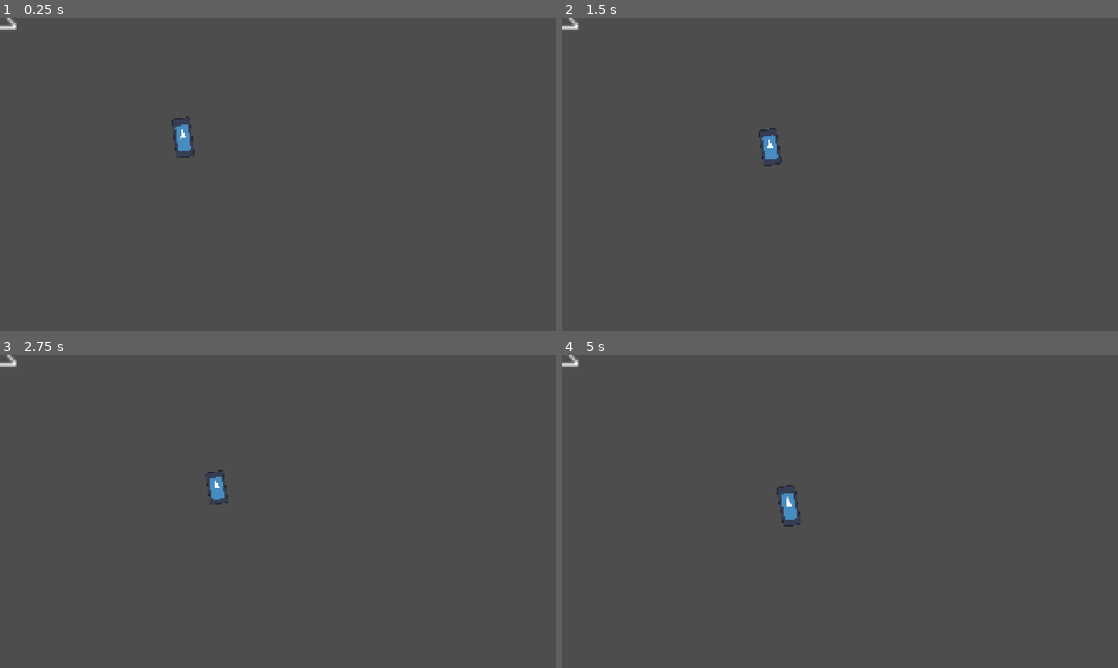
Above: before the commit, frames 1-4 (two rows, left to right).
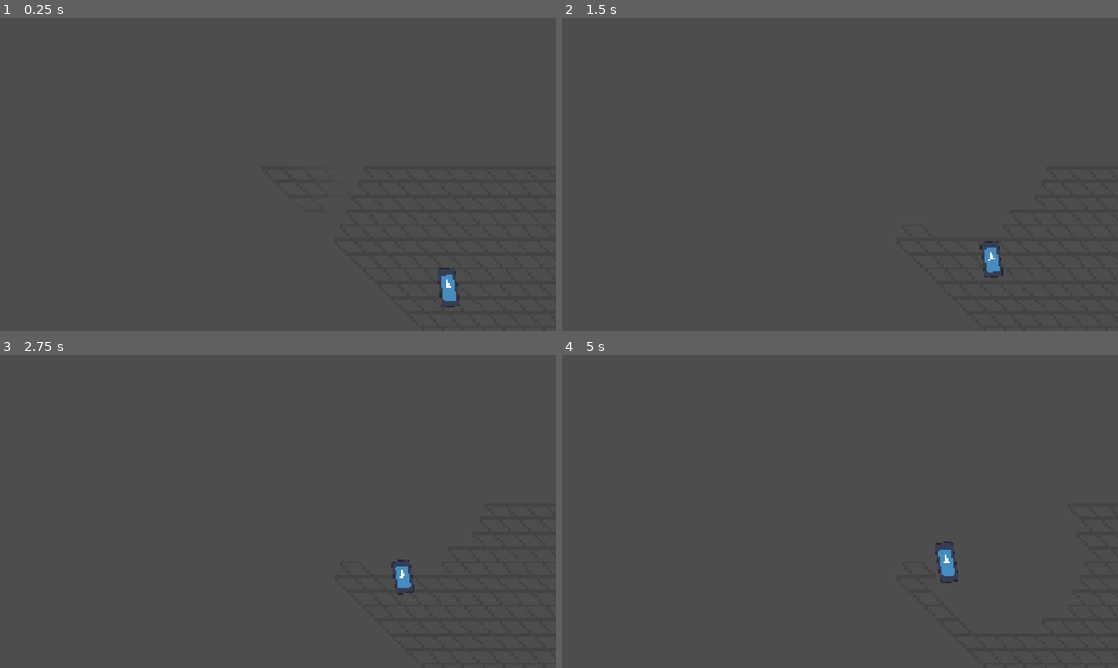
Above: after the commit, the same moments.

Repository: Liam-M-Mays/game-jam-2026
Game: Godot game, scene res://main.tscn
The game is run twice, just before and just after one commit, with the same random seed, the same clock (stepped at 60 frames per second) and the same inputs. The engine's default icon, where the game draws it, is replaced by a stand-in: a white triangle on a blue panel in a dark square.
Inputs (mouse positions are in pixels of both pictures, inside the frame that each line leads up to):
- Up to frame 1 (0.25 s): no input
- Up to frame 2 (1.5 s): move the mouse to (962, 158) at 0.52 s; click (962, 158) at 0.67 s; move the mouse to (728, 190) at 1.27 s; click (728, 190) at 1.42 s
- Up to frame 3 (2.75 s): move the mouse to (333, 442) at 2.02 s; click (333, 442) at 2.17 s
- Up to frame 4 (5 s): move the mouse to (812, 574) at 2.77 s; click (812, 574) at 2.92 s; move the mouse to (1006, 558) at 3.52 s; click (1006, 558) at 3.67 s; move the mouse to (673, 464) at 4.27 s; click (673, 464) at 4.42 s

The runs differ from the first frame. In frame 1, 0.5% of the frame differs, in the area x 0-83%, y 0-93%; in frame 2, 0.5%; in frame 3, 0.5%; in frame 4, 0.6%, in the area x 0-72%, y 0-73%.

Commit message:
hella stuff

Diff:
--- a/assets/Scripts/Meeple/meeple_movement.gd
+++ b/assets/Scripts/Meeple/meeple_movement.gd
@@ -6,10 +6,18 @@
 @export var wobble := 10
 @export var wobble_speed := 1.5
 
+var target : Vector2
+
+func _input(event: InputEvent) -> void:
+	if event is InputEventMouseButton and event.button_index == MOUSE_BUTTON_LEFT and event.pressed:
+		target = get_global_mouse_position()
+
 func _physics_process(delta: float) -> void:
-	var target = get_global_mouse_position()
-	var offset_vector = (target - global_position).normalized()
-	global_position += offset_vector*delta*speed
-
-	scale.y = 1 + sin(Time.get_ticks_msec() * stretch_speed* delta) * y_stretch
-	set_rotation_degrees(sin(Time.get_ticks_msec() * delta * wobble_speed) * wobble)
+	if target.distance_to(global_position) > 1:
+		var offset_vector = (target - global_position).normalized()
+		global_position += offset_vector*delta*speed
+		scale.y = 1 + sin(Time.get_ticks_msec() * stretch_speed* delta) * y_stretch
+		set_rotation_degrees(sin(Time.get_ticks_msec() * delta * wobble_speed) * wobble)
+	else:
+		scale.y = 1 + sin(Time.get_ticks_msec() * stretch_speed* delta * 0.5) * y_stretch * 0.5
+		set_rotation_degrees(0)
--- /dev/null
+++ b/camera_controls.gd
@@ -0,0 +1,10 @@
+extends Camera2D
+
+var is_panning : bool = false
+
+func _input(event: InputEvent) -> void:
+	if event is InputEventMouseButton:
+		if event.button_index == MOUSE_BUTTON_RIGHT:
+			is_panning = event.pressed
+	elif event is InputEventMouseMotion and is_panning:
+		position -= event.relative / zoom
--- /dev/null
+++ b/cell.gd
@@ -0,0 +1,13 @@
+extends Sprite2D
+
+@export var fase_dist := 250
+
+#func _process(delta: float) -> void:
+	#var distance = global_position.distance_to(get_global_mouse_position())
+	#
+	#set_modulate(
+		#Color(0.26,0.26,0.26,
+		#max(0, (fase_dist-distance)/fase_dist)
+		#)
+	#)
+	#print((fase_dist-distance)/fase_dist)
--- /dev/null
+++ b/cell.tscn
@@ -0,0 +1,16 @@
+[gd_scene format=3 uid="uid://nio2jfwnktds"]
+
+[ext_resource type="Texture2D" uid="uid://vlhj52cfknay" path="res://ART/Grid_outline.png" id="1_yh0nt"]
+[ext_resource type="Script" uid="uid://c1c1xomxee3d" path="res://cell.gd" id="2_gwrgs"]
+
+[node name="Cell" type="Sprite2D" unique_id=1533628368]
+modulate = Color(0.2611127, 0.2611126, 0.2611126, 1)
+scale = Vector2(10, 10)
+texture = ExtResource("1_yh0nt")
+script = ExtResource("2_gwrgs")
+
+[node name="Area2D" type="Area2D" parent="." unique_id=2094971988]
+
+[node name="CollisionPolygon2D" type="CollisionPolygon2D" parent="Area2D" unique_id=1528631332]
+build_mode = 1
+polygon = PackedVector2Array(4.3999996, 1.9999999, 4.4999995, 1.0999999, 1.3999999, -1.9999999, -4.3999996, -1.9999999, -4.3999996, -1.0999999, -1.3, 1.9999999)
--- /dev/null
+++ b/grid.gd
@@ -0,0 +1,17 @@
+extends Node2D
+
+@export var cell : Node2D
+@export var grid_size := 50
+
+const CELL = preload("res://cell.tscn")
+
+func place_cell(x : int, y : int):
+	var cell = CELL.instantiate()
+	cell.position.x = (x * cell.scale.x * 7) + (5 * y * cell.scale.x)
+	cell.position.y = y * cell.scale.y * 5
+	add_child(cell)
+
+func _init() -> void:
+	for x in range(grid_size):
+		for y in range(grid_size):
+			place_cell(x,y)
--- a/main.tscn
+++ b/main.tscn
@@ -1,18 +1,31 @@
 [gd_scene format=3 uid="uid://0522u2xktags"]
 
 [ext_resource type="Texture2D" uid="uid://cka4x2817n2ys" path="res://icon.svg" id="1_0xm2m"]
+[ext_resource type="Script" uid="uid://cmwljon6ih0lq" path="res://camera_controls.gd" id="1_lquwl"]
 [ext_resource type="Script" uid="uid://c811ahcbsw83d" path="res://assets/Scripts/Meeple/meeple_movement.gd" id="2_h2yge"]
-[ext_resource type="Texture2D" uid="uid://vlhj52cfknay" path="res://ART/Grid_outline.png" id="3_h2yge"]
+[ext_resource type="Script" uid="uid://cjfutepuhws5j" path="res://grid.gd" id="3_1bvp3"]
+[ext_resource type="Script" uid="uid://d13jmgqp0eyq8" path="res://mouse.gd" id="4_1bvp3"]
+
+[sub_resource type="CircleShape2D" id="CircleShape2D_g0qf3"]
+radius = 250.0
 
 [node name="Main" type="Node2D" unique_id=2023279790]
 
+[node name="Camera2D" type="Camera2D" parent="." unique_id=633916495]
+script = ExtResource("1_lquwl")
+
 [node name="Sprite2D" type="Sprite2D" parent="." unique_id=2014181174]
+z_index = 1
 position = Vector2(609, 404)
 scale = Vector2(0.5, 1)
 texture = ExtResource("1_0xm2m")
 script = ExtResource("2_h2yge")
 
-[node name="Sprite2D2" type="Sprite2D" parent="." unique_id=92448809]
-position = Vector2(0, 8.5)
-scale = Vector2(10, 10)
-texture = ExtResource("3_h2yge")
+[node name="Grid" type="Node2D" parent="." unique_id=1314470228]
+script = ExtResource("3_1bvp3")
+
+[node name="Mouse" type="Area2D" parent="." unique_id=1782876279]
+script = ExtResource("4_1bvp3")
+
+[node name="CollisionShape2D" type="CollisionShape2D" parent="Mouse" unique_id=1292404197]
+shape = SubResource("CircleShape2D_g0qf3")
--- /dev/null
+++ b/mouse.gd
@@ -0,0 +1,14 @@
+extends Area2D
+
+@export var fase_dist := 250
+
+func _process(delta: float) -> void:
+	position = get_global_mouse_position()
+	for area in get_overlapping_areas():
+		var owner = area.get_parent()
+		var distance = global_position.distance_to(owner.global_position)
+		owner.set_modulate(
+			Color(0.26,0.26,0.26,
+			max(0, (fase_dist-distance)/fase_dist)
+			)
+		)
--- a/project.godot
+++ b/project.godot
@@ -28,6 +28,7 @@
 
 [rendering]
 
+textures/canvas_textures/default_texture_filter=0
 rendering_device/driver.windows="d3d12"
 renderer/rendering_method="gl_compatibility"
 renderer/rendering_method.mobile="gl_compatibility"
Not shown, added: ART/MenuButtons.png.import
Not shown, added: camera_controls.gd.uid
Not shown, added: cell.gd.uid
Not shown, added: grid.gd.uid
Not shown, added: mouse.gd.uid
